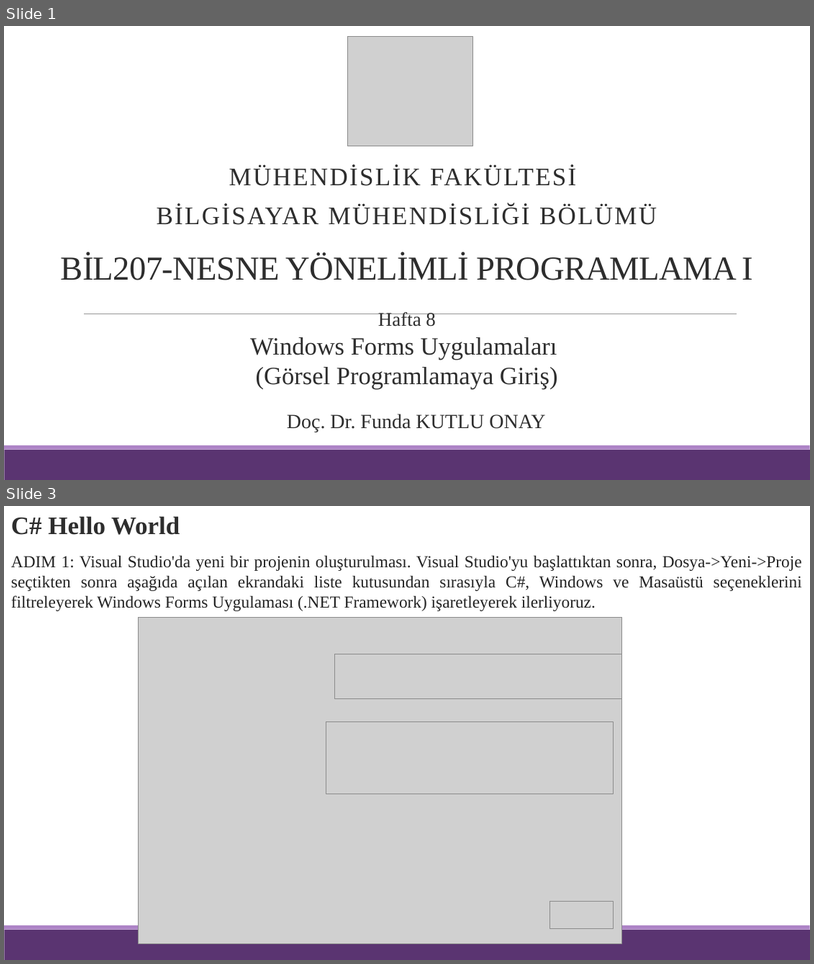
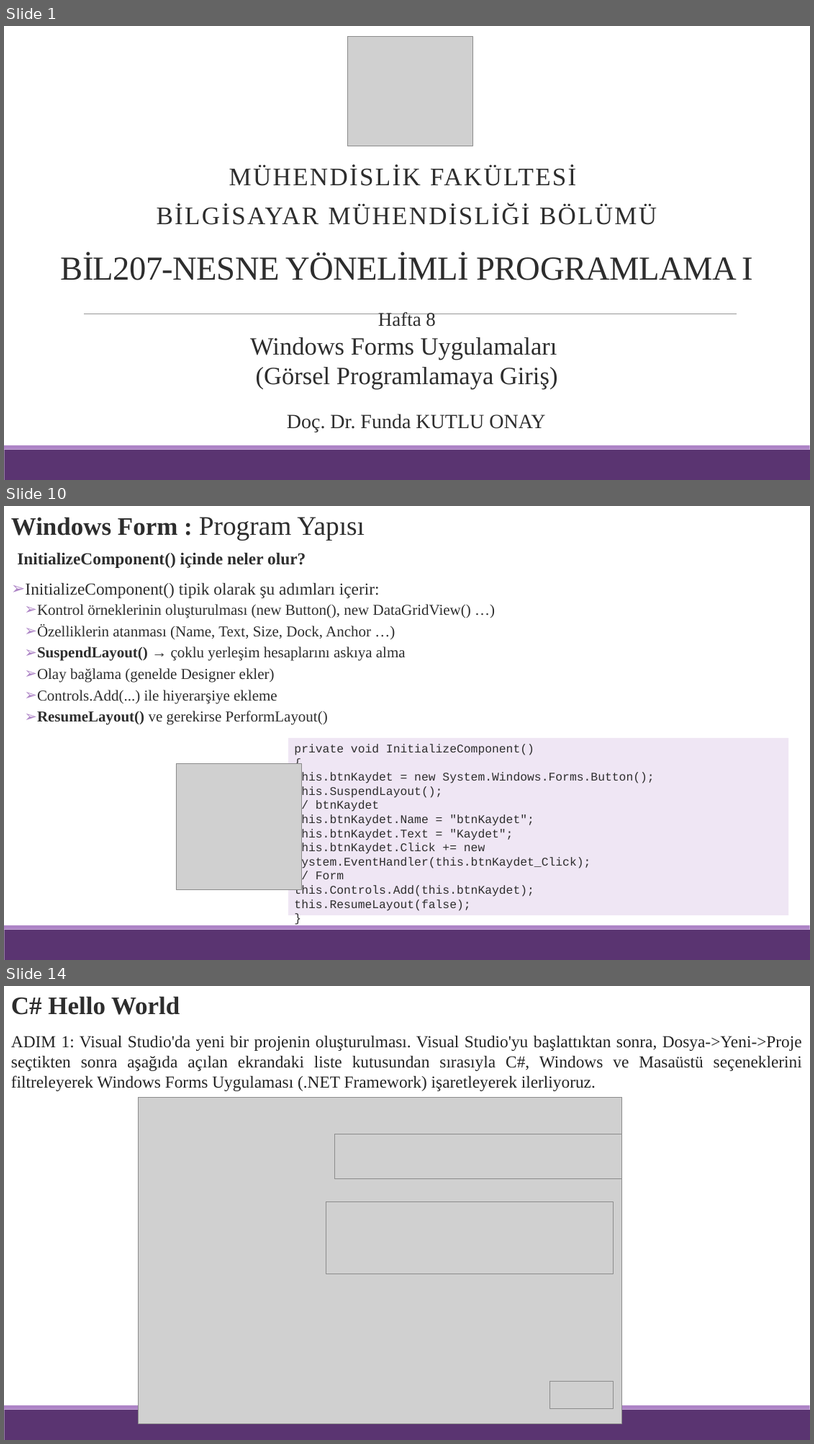
Before and after one commit to funkut/BM0207-BIL207-Ders-Notlar-, a slide deck: Hafta 8.pptx. Shown one above the other, each under a label of ours: slides 1 and 3 before the commit, slides 1, 10 and 14 after it; the slides between them are not shown. The pictures are 814x964 and 814x1444 pixels, drawn with LibreOffice and Linux fonts; fonts in the diff are those of the drawing; grey boxes stand for pictures. Boxes give left, top, right and bottom in pixels: in the first picture for what was removed or moved away, otherwise in the second. Text is boxed around its words. In the diff, an @@ line names an element or a change of style, - is before the commit and + after.

```diff
--- a/Hafta 8.pptx
+++ b/Hafta 8.pptx
@@ slide 10 added at <box>4,506,810,960</box>, background #FFFFFF; not listed: 2 template elements that a slide beside it also shows @@
@@ text added at <box>11,517,365,540</box>, 32 pt, text #2D2D2D @@
+Windows Form : Program Yapısı
@@ text added at <box>17,553,471,725</box>, 18 pt, text #2D2D2D @@
+  InitializeComponent() içinde neler olur?
+➢ InitializeComponent() tipik olarak şu adımları içerir:
+  ➢ Kontrol örneklerinin oluşturulması (new Button(), new DataGridView() …)
+  ➢ Özelliklerin atanması (Name, Text, Size, Dock, Anchor …)
+  ➢ SuspendLayout() → çoklu yerleşim hesaplarını askıya alma
+  ➢ Olay bağlama (genelde Designer ekler)
+  ➢ Controls.Add(...) ile hiyerarşiye ekleme
+  ➢ ResumeLayout() ve gerekirse PerformLayout()
@@ rectangle added at <box>289,738,790,915</box>, fill #EFE6F4, 14 pt, text #2D2D2D @@
+private void InitializeComponent()
+{
+this.btnKaydet = new System.Windows.Forms.Button();
+this.SuspendLayout();
+// btnKaydet
+this.btnKaydet.Name = "btnKaydet";
+this.btnKaydet.Text = "Kaydet";
+this.btnKaydet.Click += new System.EventHandler(this.btnKaydet_Click);
+// Form
+this.Controls.Add(this.btnKaydet);
+this.ResumeLayout(false);
+}
@@ picture added at <box>176,764,301,890</box> @@
@@ what was slide 3 is now slide 14 @@
```
Also in this commit, not shown: 1 slide changed, 10 other slides added.
